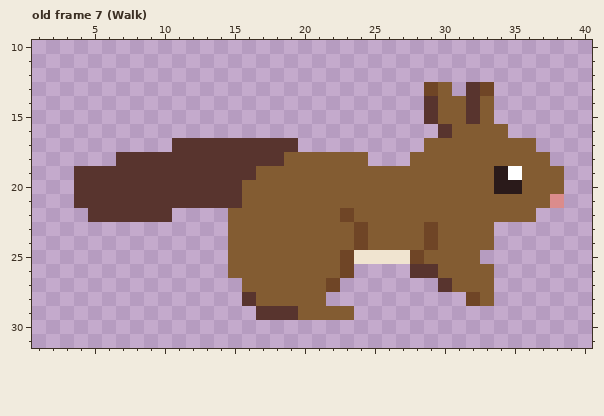
A pixel-art file gets an edit: bnp/resources/sprites/squirrel/squirrel.aseprite. This is how it looked before the edit.
48x48 pixels, 11 frames. Shown: old frame 7 (Walk): x 1..40, y 10..31. The commit also changed other frames, which this record leaves out.
After the commit:
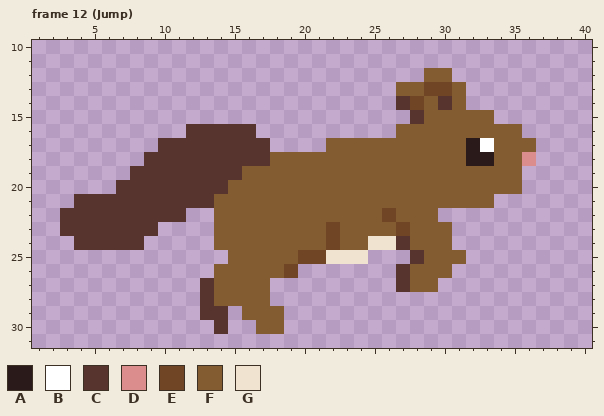
Palette (. is transparent): A #2a1a1a  B #ffffff  C #58342e  D #db8c8c  E #6f4526  F #835c32  G #f0e4d0
A new or re-ordered frame is compared with the old frame closest to it.
Changes in this commit:
frames 11 -> 14
Frame 12 (Jump) is new; against old frame 7 (Walk):
Colour F gives way to colour A in row 17 at x 32; in row 18 at x 32 to 33.
Colour F gives way to colour B in row 17 at x 33.
The edit adds colour C in row 14 at x 27; in row 15 at x 28; in row 16 at x 12 to 16; in row 17 at x 10; in row 22 at x 3 to 4 and 11; in row 23 at x 3 to 9.
The edit adds colour C in row 24 at x 4 to 8; in row 26 at x 27; in row 27 at x 13 and 27; in row 28 at x 13; in row 29 at x 13 to 14; in row 30 at x 14.
Colour E gives way to colour C in row 25 at x 28.
Colour F gives way to colour C in row 14 at x 30; in row 24 at x 27.
Colour F gives way to colour D in row 18 at x 36.
The edit adds colour E in row 14 at x 28.
Colour F gives way to colour E in row 13 at x 30; in row 22 at x 26; in row 23 at x 22 and 27; in row 24 at x 22; in row 25 at x 20 to 21; in row 26 at x 19.
The edit adds colour F in row 12 at x 29 to 30; in row 13 at x 27 to 28 and 31; in row 16 at x 27 to 29 and 35; in row 17 at x 22 to 28; in row 18 at x 25 to 27; in rows 22 to 24 at x 14.
The edit adds colour F in row 26 at x 14; in row 27 at x 14 to 15 and 28 to 29; in row 28 at x 14 to 15; in row 29 at x 16; in row 30 at x 17 to 18.
Colour A gives way to colour F in row 19 at x 34; in row 20 at x 34 to 35.
Colour B gives way to colour F in row 19 at x 35.
Colour C gives way to colour F in row 14 at x 29; in row 15 at x 29 and 32; in row 16 at x 30; in row 18 at x 18; in row 19 at x 16; in row 20 at x 15.
Colour C gives way to colour F in row 21 at x 14 to 15; in row 26 at x 28 to 29; in row 28 at x 16; in row 29 at x 17 to 18.
Colour E gives way to colour F in row 22 at x 23; in rows 23 to 24 at x 24 and 29.
Colour E gives way to colour G in row 25 at x 23.
Colour F gives way to colour G in row 24 at x 25 to 26; in row 25 at x 22.
Colour C is removed in rows 13 to 14 at x 32; in row 17 at x 18 to 19; in row 18 at x 7 to 8; in row 19 at x 4 to 7; in row 20 at x 4 to 6; in row 27 at x 30.
Colour C is removed in row 29 at x 19.
Colour D is removed in row 21 at x 38.
Colour E is removed in row 13 at x 33; in row 26 at x 23; in row 27 at x 22; in row 28 at x 32.
Colour F is removed in row 14 at x 33; in row 18 at x 37; in rows 19 to 20 at x 36 to 38; in row 21 at x 34 to 37; in row 22 at x 30 to 36; in rows 23 to 24 at x 31 to 33.
Colour F is removed in row 25 at x 32; in row 26 at x 20 to 22 and 31 to 33; in row 27 at x 18 to 21 and 31 to 33; in row 28 at x 18 to 21 and 33; in row 29 at x 20 to 23.
Colour G is removed in row 25 at x 25 to 27.
Where, in picture pixels (left, top, right, bottom), the same in both pictures:
changed: (60, 68, 564, 334)
